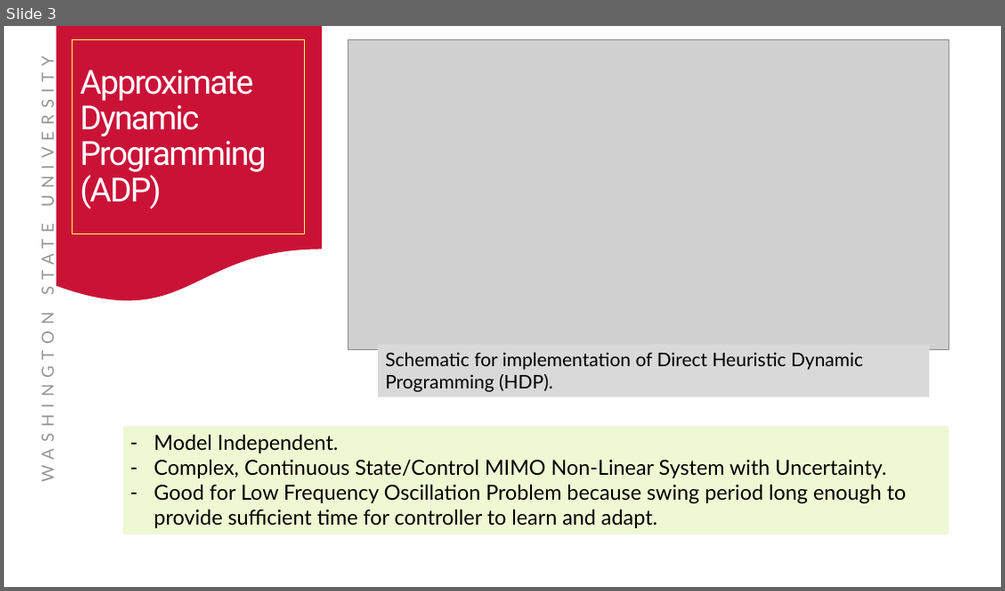
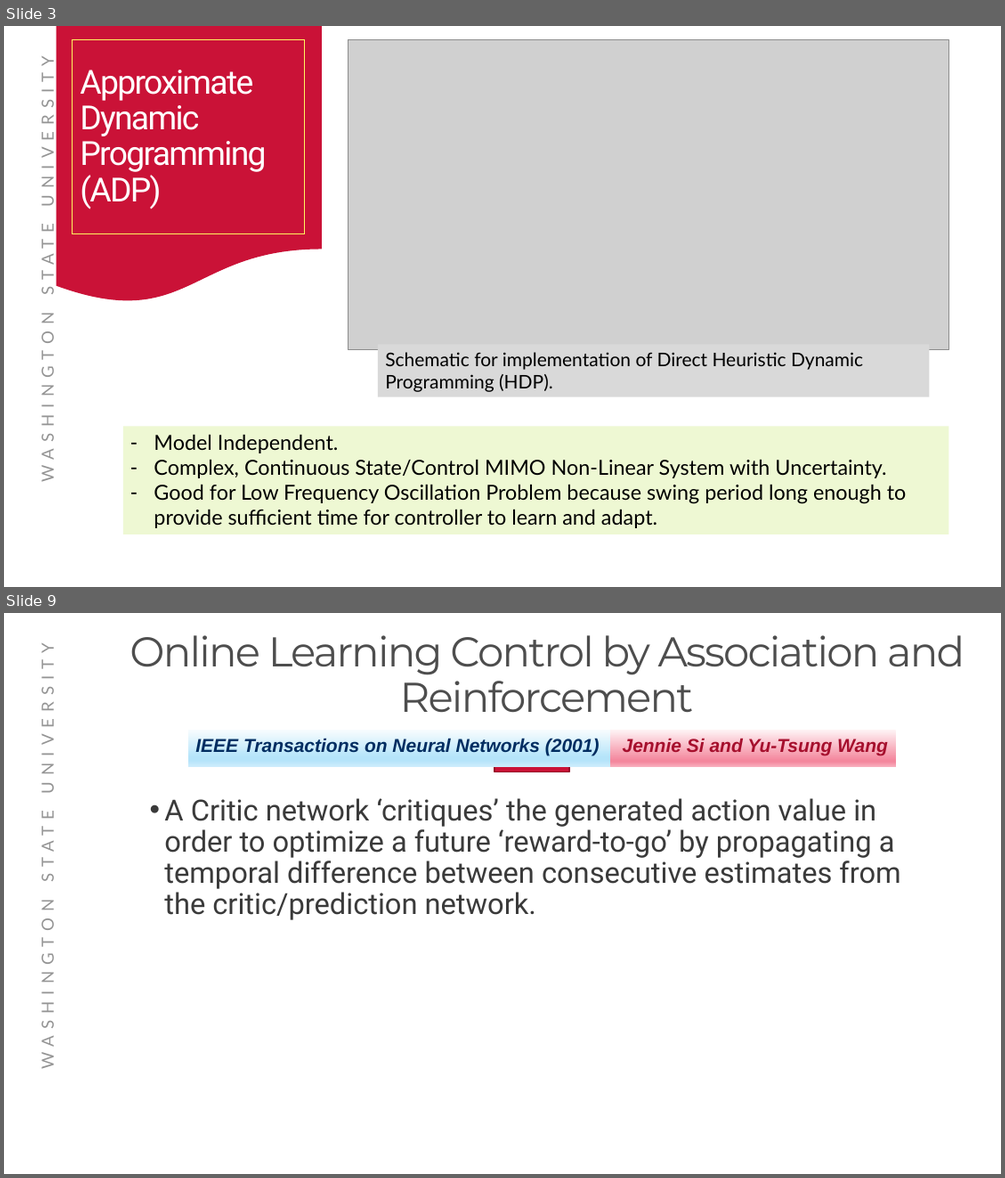
Before and after one commit to Realife-Brahmin/structured_courses, a slide deck: ee523/evaluation/p/ee523_project_presentation_aryan_ritwajeet_jha.pptx. Shown one above the other, each under a label of ours: slide 3 before the commit, slides 3 and 9 after it; the slides between them are not shown. The pictures are 1005x591 and 1005x1178 pixels, drawn with LibreOffice and Linux fonts; fonts in the diff are those of the drawing; grey boxes stand for pictures; background and template pictures are left out. Boxes give left, top, right and bottom in pixels: in the first picture for what was removed or moved away, otherwise in the second. Text is boxed around its words. In the diff, an @@ line names an element or a change of style, - is before the commit and + after.

```diff
--- a/ee523/evaluation/p/ee523_project_presentation_aryan_ritwajeet_jha.pptx
+++ b/ee523/evaluation/p/ee523_project_presentation_aryan_ritwajeet_jha.pptx
@@ slide 9 added at box(4, 613, 1001, 1174), background #FFFFFF; not listed: 1 template element that a slide beside it also shows @@
@@ text added at box(129, 635, 964, 712), 40 pt, text #4D4D4D @@
+Online Learning Control by Association and Reinforcement
@@ rectangle added at box(189, 730, 610, 766), fill gradient #F7FCFE to #B5E4FB to #CEEDFC, 18 pt, text #002D61, bold, italic @@
+IEEE Transactions on Neural Networks (2001)
@@ rectangle added at box(610, 730, 896, 766), fill gradient #FEF2F4 to #F4879D to #F8AFBE, 18 pt, text #A60F2D, bold, italic @@
+Jennie Si and Yu-Tsung Wang
@@ rectangle added at box(494, 765, 569, 772), fill #CA1237, outline #950D29 1.35 pt @@
@@ text added at box(164, 798, 900, 920), 28 pt, text #3A3A3A @@
+• A Critic network ‘critiques’ the generated action value in order to optimize a future ‘reward-to-go’ by propagating a temporal difference between consecutive estimates from the critic/prediction network.
```
Also in this commit, not shown: 1 slide changed, 4 other slides added, 1 other file.
